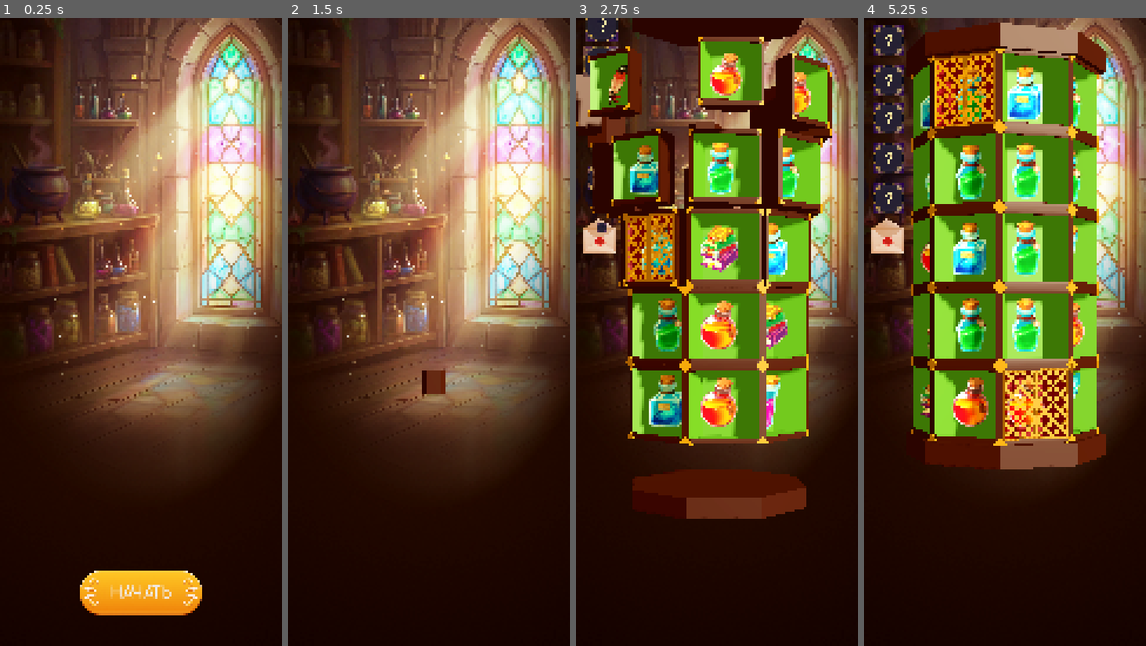
Above: before the commit, frames 1-4 (left to right).
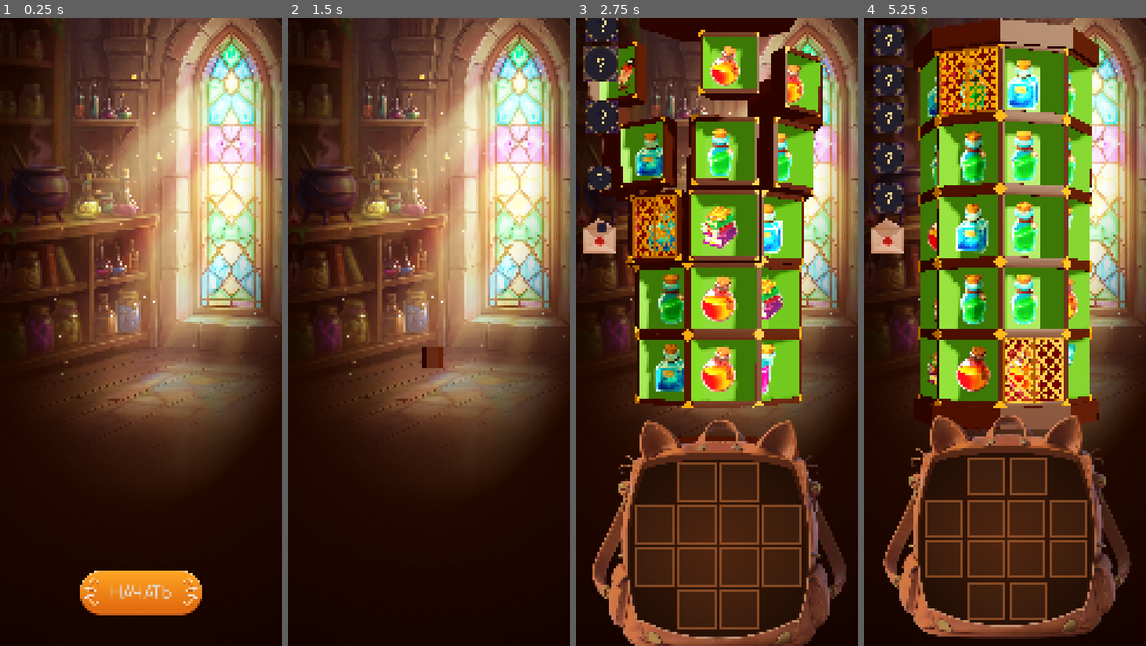
Above: after the commit, the same moments.

Repository: paulkonstantinopolsky-stack/Godot_Vibe_Game
Game: Godot game, scene res://Scenes/Main_Scene.tscn
Two runs of this game, one before a commit and one after it. Both use one fixed random seed, a clock stepped at 60 frames per second and the inputs below.
Inputs (mouse positions are in pixels of both pictures, inside the frame that each line leads up to):
- Up to frame 1 (0.25 s): no input
- Up to frame 2 (1.5 s): click "НАЧАТЬ" at 0.5 s; click "ГОТОВ" at 1.25 s
- Up to frame 3 (2.75 s): move the mouse to (779, 300) at 2.02 s; click (779, 300) at 2.17 s
- Up to frame 4 (5.25 s): drag from (948, 363) to (990, 457) at 2.77 s; move the mouse to (1033, 193) at 3.52 s; click (1033, 193) at 3.67 s; tap Enter at 4.25 s; drag from (990, 457) to (920, 237) at 4.27 s; move the mouse to (1089, 426) at 5.02 s; click (1089, 426) at 5.17 s

The runs differ from the first frame. In frame 1, 2.8% of the frame differs, in the area x 28-72%, y 88-96%; in frame 2, 0.5%; in frame 3, 53%, in the area x 0-96%, y 0-100%; in frame 4, 48%.

Commit message:
Backpack widget base

Diff:
--- /dev/null
+++ b/Scenes/BackpackCell.tscn
@@ -0,0 +1,36 @@
+[gd_scene format=3 uid="uid://cg1q0glia0njp"]
+
+[ext_resource type="Texture2D" uid="uid://siugbksbqers" path="res://Assets/2D/Frame.png" id="1_fc6vx"]
+
+[node name="BackpackCell" type="Control" unique_id=140121735]
+custom_minimum_size = Vector2(148, 148)
+layout_mode = 3
+anchors_preset = 15
+anchor_right = 1.0
+anchor_bottom = 1.0
+offset_right = -932.0
+offset_bottom = -2252.0
+grow_horizontal = 2
+grow_vertical = 2
+
+[node name="Frame" type="TextureRect" parent="." unique_id=817835445]
+texture_filter = 6
+layout_mode = 1
+anchors_preset = 15
+anchor_right = 1.0
+anchor_bottom = 1.0
+grow_horizontal = 2
+grow_vertical = 2
+texture = ExtResource("1_fc6vx")
+stretch_mode = 5
+
+[node name="ItemIcon" type="TextureRect" parent="." unique_id=997554505]
+texture_filter = 6
+layout_mode = 1
+anchors_preset = 15
+anchor_right = 1.0
+anchor_bottom = 1.0
+grow_horizontal = 2
+grow_vertical = 2
+texture = ExtResource("1_fc6vx")
+stretch_mode = 5
--- /dev/null
+++ b/Scenes/BackpackWidget.tscn
@@ -0,0 +1,112 @@
+[gd_scene format=3 uid="uid://hem2bbmflih1"]
+
+[ext_resource type="Script" uid="uid://bxa7y83c1d1gs" path="res://Scenes/backpack_widget.gd" id="1_j0lkr"]
+[ext_resource type="Texture2D" uid="uid://c8g5n55o0kplq" path="res://Assets/2D/BackpackBG.png" id="1_w8miy"]
+[ext_resource type="PackedScene" uid="uid://cg1q0glia0njp" path="res://Scenes/BackpackCell.tscn" id="2_3njb5"]
+
+[node name="BackpackWidget" type="Control" unique_id=341769940]
+custom_minimum_size = Vector2(1160, 1010)
+layout_mode = 3
+anchors_preset = 8
+anchor_left = 0.5
+anchor_top = 0.5
+anchor_right = 0.5
+anchor_bottom = 0.5
+offset_left = -580.0
+offset_top = -505.0
+offset_right = 580.0
+offset_bottom = 505.0
+grow_horizontal = 2
+grow_vertical = 2
+script = ExtResource("1_j0lkr")
+
+[node name="BackpackBG" type="TextureRect" parent="." unique_id=563814319]
+texture_filter = 6
+custom_minimum_size = Vector2(1160, 1010)
+layout_mode = 1
+anchors_preset = 8
+anchor_left = 0.5
+anchor_top = 0.5
+anchor_right = 0.5
+anchor_bottom = 0.5
+offset_left = -579.5
+offset_top = -504.5
+offset_right = 579.5
+offset_bottom = 504.5
+grow_horizontal = 2
+grow_vertical = 2
+pivot_offset = Vector2(580, 505)
+texture = ExtResource("1_w8miy")
+stretch_mode = 5
+
+[node name="CenterContainer" type="CenterContainer" parent="BackpackBG" unique_id=1628678678]
+layout_mode = 1
+anchors_preset = 15
+anchor_right = 1.0
+anchor_bottom = 1.0
+grow_horizontal = 2
+grow_vertical = 2
+
+[node name="VBoxContainer" type="VBoxContainer" parent="BackpackBG/CenterContainer" unique_id=1610159311]
+layout_mode = 2
+theme_override_constants/separation = 10
+
+[node name="HBoxContainer" type="HBoxContainer" parent="BackpackBG/CenterContainer/VBoxContainer" unique_id=1884719301]
+layout_mode = 2
+size_flags_horizontal = 4
+size_flags_vertical = 4
+theme_override_constants/separation = 10
+
+[node name="BackpackCell2" parent="BackpackBG/CenterContainer/VBoxContainer/HBoxContainer" unique_id=140121735 instance=ExtResource("2_3njb5")]
+layout_mode = 2
+
+[node name="BackpackCell" parent="BackpackBG/CenterContainer/VBoxContainer/HBoxContainer" unique_id=955417434 instance=ExtResource("2_3njb5")]
+layout_mode = 2
+
+[node name="HBoxContainer2" type="HBoxContainer" parent="BackpackBG/CenterContainer/VBoxContainer" unique_id=602973852]
+layout_mode = 2
+size_flags_horizontal = 4
+size_flags_vertical = 4
+theme_override_constants/separation = 10
+
+[node name="BackpackCell" parent="BackpackBG/CenterContainer/VBoxContainer/HBoxContainer2" unique_id=2140514864 instance=ExtResource("2_3njb5")]
+layout_mode = 2
+
+[node name="BackpackCell2" parent="BackpackBG/CenterContainer/VBoxContainer/HBoxContainer2" unique_id=2106384564 instance=ExtResource("2_3njb5")]
+layout_mode = 2
+
+[node name="BackpackCell3" parent="BackpackBG/CenterContainer/VBoxContainer/HBoxContainer2" unique_id=1838040490 instance=ExtResource("2_3njb5")]
+layout_mode = 2
+
+[node name="BackpackCell4" parent="BackpackBG/CenterContainer/VBoxContainer/HBoxContainer2" unique_id=963954796 instance=ExtResource("2_3njb5")]
+layout_mode = 2
+
+[node name="HBoxContainer3" type="HBoxContainer" parent="BackpackBG/CenterContainer/VBoxContainer" unique_id=2088287356]
+layout_mode = 2
+size_flags_horizontal = 4
+size_flags_vertical = 4
+theme_override_constants/separation = 10
+
+[node name="BackpackCell5" parent="BackpackBG/CenterContainer/VBoxContainer/HBoxContainer3" unique_id=1482716053 instance=ExtResource("2_3njb5")]
+layout_mode = 2
+
+[node name="BackpackCell6" parent="BackpackBG/CenterContainer/VBoxContainer/HBoxContainer3" unique_id=1106105166 instance=ExtResource("2_3njb5")]
+layout_mode = 2
+
+[node name="BackpackCell8" parent="BackpackBG/CenterContainer/VBoxContainer/HBoxContainer3" unique_id=2137269672 instance=ExtResource("2_3njb5")]
+layout_mode = 2
+
+[node name="BackpackCell7" parent="BackpackBG/CenterContainer/VBoxContainer/HBoxContainer3" unique_id=1803344148 instance=ExtResource("2_3njb5")]
+layout_mode = 2
+
+[node name="HBoxContainer4" type="HBoxContainer" parent="BackpackBG/CenterContainer/VBoxContainer" unique_id=1416796403]
+layout_mode = 2
+size_flags_horizontal = 4
+size_flags_vertical = 4
+theme_override_constants/separation = 10
+
+[node name="BackpackCell8" parent="BackpackBG/CenterContainer/VBoxContainer/HBoxContainer4" unique_id=1393953959 instance=ExtResource("2_3njb5")]
+layout_mode = 2
+
+[node name="BackpackCell9" parent="BackpackBG/CenterContainer/VBoxContainer/HBoxContainer4" unique_id=184461799 instance=ExtResource("2_3njb5")]
+layout_mode = 2
--- a/Scenes/Main_Scene.tscn
+++ b/Scenes/Main_Scene.tscn
@@ -13,6 +13,7 @@
 [ext_resource type="Texture2D" uid="uid://bn060pxm84m5p" path="res://Assets/2D/Front.png" id="6_s7evf"]
 [ext_resource type="Texture2D" uid="uid://dx8cho3u0k5o2" path="res://Assets/2D/Start_Button_Pressed.png" id="8_s7evf"]
 [ext_resource type="PackedScene" uid="uid://u5gntfpcipaa" path="res://Scenes/SideWidget.tscn" id="11_np8lt"]
+[ext_resource type="PackedScene" uid="uid://hem2bbmflih1" path="res://Scenes/BackpackWidget.tscn" id="12_2nv37"]
 
 [sub_resource type="StyleBoxTexture" id="StyleBoxTexture_5p0eq"]
 texture = ExtResource("2_4y1r4")
@@ -53,10 +54,10 @@
 let_outro_trans = 1
 let_outro_ease = 2
 
-[node name="CanvasLayer" type="CanvasLayer" parent="." unique_id=841755572]
+[node name="BGLayer" type="CanvasLayer" parent="." unique_id=967386797]
 layer = -1
 
-[node name="BG_Gameplay" type="TextureRect" parent="CanvasLayer" unique_id=2135953049]
+[node name="BG_Gameplay" type="TextureRect" parent="BGLayer" unique_id=2135953049]
 anchors_preset = 15
 anchor_right = 1.0
 anchor_bottom = 1.0
@@ -66,163 +67,8 @@
 expand_mode = 1
 stretch_mode = 6
 
-[node name="Order_PopUp" type="Control" parent="CanvasLayer" unique_id=542546169]
-layout_mode = 3
-anchors_preset = 7
-anchor_left = 0.5
-anchor_top = 1.0
-anchor_right = 0.5
-anchor_bottom = 1.0
-offset_left = -20.0
-offset_top = -40.0
-offset_right = 31.0
-offset_bottom = 11.0
-grow_horizontal = 2
-grow_vertical = 0
-script = ExtResource("3_ibde2")
-item_card_scene = ExtResource("4_0k7nw")
-
-[node name="EnvelopeBack" type="TextureRect" parent="CanvasLayer/Order_PopUp" unique_id=1184490690]
-layout_mode = 1
-anchors_preset = 7
-anchor_left = 0.5
-anchor_top = 1.0
-anchor_right = 0.5
-anchor_bottom = 1.0
-offset_left = -461.0
-offset_top = -641.0
-offset_right = 461.0
-offset_bottom = -102.0
-grow_horizontal = 2
-grow_vertical = 0
-texture = ExtResource("4_7h23t")
-
-[node name="LetterContainer" type="Control" parent="CanvasLayer/Order_PopUp" unique_id=1685091211]
-clip_children = 1
-anchors_preset = 0
-offset_right = 40.0
-offset_bottom = 40.0
-pivot_offset = Vector2(0, 1292)
-
-[node name="LetterPaper" type="TextureRect" parent="CanvasLayer/Order_PopUp/LetterContainer" unique_id=158396875]
-layout_mode = 1
-anchors_preset = 7
-anchor_left = 0.5
-anchor_top = 1.0
-anchor_right = 0.5
-anchor_bottom = 1.0
-offset_left = -410.0
-offset_top = -337.0
-offset_right = 410.0
-offset_bottom = 1253.0
-grow_horizontal = 2
-grow_vertical = 0
-texture = ExtResource("5_06phl")
-
-[node name="Portrait" type="TextureRect" parent="CanvasLayer/Order_PopUp/LetterContainer/LetterPaper" unique_id=1875353810]
-layout_mode = 0
-offset_right = 40.0
-offset_bottom = 40.0
-
-[node name="Name" type="Label" parent="CanvasLayer/Order_PopUp/LetterContainer/LetterPaper" unique_id=1387276769]
-layout_mode = 0
-offset_right = 40.0
-offset_bottom = 23.0
-
-[node name="Items" type="FlowContainer" parent="CanvasLayer/Order_PopUp/LetterContainer/LetterPaper" unique_id=1226858966]
-custom_minimum_size = Vector2(660, 430)
-layout_mode = 1
-anchors_preset = 8
-anchor_left = 0.5
-anchor_top = 0.5
-anchor_right = 0.5
-anchor_bottom = 0.5
-offset_left = -330.0
-offset_top = -215.0
-offset_right = 330.0
-offset_bottom = 215.0
-grow_horizontal = 2
-grow_vertical = 2
-pivot_offset = Vector2(330, 215)
-theme_override_constants/h_separation = 30
-theme_override_constants/v_separation = 30
-alignment = 1
-last_wrap_alignment = 2
-
-[node name="Reward" type="HBoxContainer" parent="CanvasLayer/Order_PopUp/LetterContainer/LetterPaper" unique_id=1704690028]
-layout_mode = 0
-offset_right = 40.0
-offset_bottom = 40.0
-
-[node name="Timer" type="Label" parent="CanvasLayer/Order_PopUp/LetterContainer/LetterPaper" unique_id=163358427]
-layout_mode = 0
-offset_right = 40.0
-offset_bottom = 23.0
-
-[node name="EnvelopeFront" type="TextureRect" parent="CanvasLayer/Order_PopUp" unique_id=745052897]
-layout_mode = 1
-anchors_preset = 7
-anchor_left = 0.5
-anchor_top = 1.0
-anchor_right = 0.5
-anchor_bottom = 1.0
-offset_left = -461.0
-offset_top = -332.0
-offset_right = 461.0
-offset_bottom = 319.0
-grow_horizontal = 2
-grow_vertical = 0
-texture = ExtResource("6_s7evf")
-
-[node name="Start_Button" type="Button" parent="CanvasLayer" unique_id=1502029723]
-unique_name_in_owner = true
-anchors_preset = -1
-anchor_left = 0.5
-anchor_top = 0.915
-anchor_right = 0.5
-anchor_bottom = 0.915
-offset_left = -234.0
-offset_top = -84.0
-offset_right = 234.0
-offset_bottom = 85.0
-grow_horizontal = 2
-grow_vertical = 2
-pivot_offset = Vector2(233, 91)
-theme_override_fonts/font = ExtResource("2_6bry8")
-theme_override_font_sizes/font_size = 54
-theme_override_styles/normal = SubResource("StyleBoxTexture_5p0eq")
-theme_override_styles/pressed = SubResource("StyleBoxTexture_ibde2")
-theme_override_styles/hover = SubResource("StyleBoxTexture_np8lt")
-text = "НАЧАТЬ"
-
-[node name="Ready_Button" type="Button" parent="CanvasLayer" unique_id=1644486306]
-anchors_preset = -1
-anchor_left = 0.5
-anchor_top = 0.915
-anchor_right = 0.5
-anchor_bottom = 0.915
-offset_left = -234.0
-offset_top = -84.0
-offset_right = 234.0
-offset_bottom = 85.0
-grow_horizontal = 2
-grow_vertical = 2
-pivot_offset = Vector2(233, 91)
-theme_override_fonts/font = ExtResource("2_6bry8")
-theme_override_font_sizes/font_size = 54
-theme_override_styles/normal = SubResource("StyleBoxTexture_5p0eq")
-theme_override_styles/pressed = SubResource("StyleBoxTexture_s7evf")
-theme_override_styles/hover = SubResource("StyleBoxTexture_0k7nw")
-text = "ГОТОВ"
-
-[node name="SideWidget" parent="CanvasLayer" unique_id=2032529895 instance=ExtResource("11_np8lt")]
-offset_left = 30.0
-offset_top = 27.0
-offset_right = -920.0
-offset_bottom = -1473.0
-
 [node name="Cabinet" parent="." unique_id=801209297 instance=ExtResource("1_cabinet")]
-transform = Transform3D(1, 0, 0, 0, 1, 0, 0, 0, 1, 0, 1.5907476, 0)
+transform = Transform3D(1, 0, 0, 0, 1, 0, 0, 0, 1, 0, 2.3296428, -2.191621)
 total_rotation_degrees = null
 delay_between_rows = null
 trans_type = null
@@ -250,3 +96,168 @@
 environment = ExtResource("3_5p0eq")
 current = true
 fov = 35.0
+
+[node name="UILayer" type="CanvasLayer" parent="." unique_id=841755572]
+
+[node name="BackpackWidget" parent="UILayer" unique_id=341769940 instance=ExtResource("12_2nv37")]
+anchors_preset = 7
+anchor_top = 1.0
+anchor_bottom = 1.0
+offset_top = -920.0
+offset_bottom = 90.0
+grow_vertical = 0
+
+[node name="Order_PopUp" type="Control" parent="UILayer" unique_id=542546169]
+layout_mode = 3
+anchors_preset = 7
+anchor_left = 0.5
+anchor_top = 1.0
+anchor_right = 0.5
+anchor_bottom = 1.0
+offset_left = -20.0
+offset_top = -40.0
+offset_right = 31.0
+offset_bottom = 11.0
+grow_horizontal = 2
+grow_vertical = 0
+script = ExtResource("3_ibde2")
+item_card_scene = ExtResource("4_0k7nw")
+
+[node name="EnvelopeBack" type="TextureRect" parent="UILayer/Order_PopUp" unique_id=1184490690]
+layout_mode = 1
+anchors_preset = 7
+anchor_left = 0.5
+anchor_top = 1.0
+anchor_right = 0.5
+anchor_bottom = 1.0
+offset_left = -461.0
+offset_top = -641.0
+offset_right = 461.0
+offset_bottom = -102.0
+grow_horizontal = 2
+grow_vertical = 0
+texture = ExtResource("4_7h23t")
+
+[node name="LetterContainer" type="Control" parent="UILayer/Order_PopUp" unique_id=1685091211]
+clip_children = 1
+anchors_preset = 0
+offset_right = 40.0
+offset_bottom = 40.0
+pivot_offset = Vector2(0, 1292)
+
+[node name="LetterPaper" type="TextureRect" parent="UILayer/Order_PopUp/LetterContainer" unique_id=158396875]
+layout_mode = 1
+anchors_preset = 7
+anchor_left = 0.5
+anchor_top = 1.0
+anchor_right = 0.5
+anchor_bottom = 1.0
+offset_left = -410.0
+offset_top = -337.0
+offset_right = 410.0
+offset_bottom = 1253.0
+grow_horizontal = 2
+grow_vertical = 0
+texture = ExtResource("5_06phl")
+
+[node name="Portrait" type="TextureRect" parent="UILayer/Order_PopUp/LetterContainer/LetterPaper" unique_id=1875353810]
+layout_mode = 0
+offset_right = 40.0
+offset_bottom = 40.0
+
+[node name="Name" type="Label" parent="UILayer/Order_PopUp/LetterContainer/LetterPaper" unique_id=1387276769]
+layout_mode = 0
+offset_right = 40.0
+offset_bottom = 23.0
+
+[node name="Items" type="FlowContainer" parent="UILayer/Order_PopUp/LetterContainer/LetterPaper" unique_id=1226858966]
+custom_minimum_size = Vector2(660, 430)
+layout_mode = 1
+anchors_preset = 8
+anchor_left = 0.5
+anchor_top = 0.5
+anchor_right = 0.5
+anchor_bottom = 0.5
+offset_left = -330.0
+offset_top = -215.0
+offset_right = 330.0
+offset_bottom = 215.0
+grow_horizontal = 2
+grow_vertical = 2
+pivot_offset = Vector2(330, 215)
+theme_override_constants/h_separation = 30
+theme_override_constants/v_separation = 30
+alignment = 1
+last_wrap_alignment = 2
+
+[node name="Reward" type="HBoxContainer" parent="UILayer/Order_PopUp/LetterContainer/LetterPaper" unique_id=1704690028]
+layout_mode = 0
+offset_right = 40.0
+offset_bottom = 40.0
+
+[node name="Timer" type="Label" parent="UILayer/Order_PopUp/LetterContainer/LetterPaper" unique_id=163358427]
+layout_mode = 0
+offset_right = 40.0
+offset_bottom = 23.0
+
+[node name="EnvelopeFront" type="TextureRect" parent="UILayer/Order_PopUp" unique_id=745052897]
+layout_mode = 1
+anchors_preset = 7
+anchor_left = 0.5
+anchor_top = 1.0
+anchor_right = 0.5
+anchor_bottom = 1.0
+offset_left = -461.0
+offset_top = -332.0
+offset_right = 461.0
+offset_bottom = 319.0
+grow_horizontal = 2
+grow_vertical = 0
+texture = ExtResource("6_s7evf")
+
+[node name="Start_Button" type="Button" parent="UILayer" unique_id=1502029723]
+unique_name_in_owner = true
+anchors_preset = -1
+anchor_left = 0.5
+anchor_top = 0.915
+anchor_right = 0.5
+anchor_bottom = 0.915
+offset_left = -234.0
+offset_top = -84.0
+offset_right = 234.0
+offset_bottom = 85.0
+grow_horizontal = 2
+grow_vertical = 2
+pivot_offset = Vector2(233, 91)
+theme_override_fonts/font = ExtResource("2_6bry8")
+theme_override_font_sizes/font_size = 54
+theme_override_styles/normal = SubResource("StyleBoxTexture_5p0eq")
+theme_override_styles/pressed = SubResource("StyleBoxTexture_ibde2")
+theme_override_styles/hover = SubResource("StyleBoxTexture_np8lt")
+text = "НАЧАТЬ"
+
+[node name="Ready_Button" type="Button" parent="UILayer" unique_id=1644486306]
+anchors_preset = -1
+anchor_left = 0.5
+anchor_top = 0.915
+anchor_right = 0.5
+anchor_bottom = 0.915
+offset_left = -234.0
+offset_top = -84.0
+offset_right = 234.0
+offset_bottom = 85.0
+grow_horizontal = 2
+grow_vertical = 2
+pivot_offset = Vector2(233, 91)
+theme_override_fonts/font = ExtResource("2_6bry8")
+theme_override_font_sizes/font_size = 54
+theme_override_styles/normal = SubResource("StyleBoxTexture_5p0eq")
+theme_override_styles/pressed = SubResource("StyleBoxTexture_s7evf")
+theme_override_styles/hover = SubResource("StyleBoxTexture_0k7nw")
+text = "ГОТОВ"
+
+[node name="SideWidget" parent="UILayer" unique_id=2032529895 instance=ExtResource("11_np8lt")]
+offset_left = 30.0
+offset_top = 27.0
+offset_right = -920.0
+offset_bottom = -1473.0
--- a/Scenes/SideWidgetEntry.tscn
+++ b/Scenes/SideWidgetEntry.tscn
@@ -21,7 +21,7 @@
 script = ExtResource("1_8hce4")
 
 [node name="Back" type="TextureRect" parent="." unique_id=461809299]
-texture_filter = 4
+texture_filter = 6
 custom_minimum_size = Vector2(120, 120)
 layout_mode = 1
 anchors_preset = 15
@@ -33,7 +33,7 @@
 stretch_mode = 5
 
 [node name="Front" type="TextureRect" parent="." unique_id=857789324]
-texture_filter = 4
+texture_filter = 6
 custom_minimum_size = Vector2(120, 120)
 layout_mode = 1
 anchors_preset = 15
--- /dev/null
+++ b/Scenes/backpack_widget.gd
@@ -0,0 +1,44 @@
+extends Control
+
+# Ссылка на фон рюкзака, который будем двигать
+@onready var backpack_bg = $BackpackBG
+
+# На сколько пикселей рюкзак будет уходить вниз перед появлением
+var hide_pos_offset = 600
+
+func _ready():
+	# Скрываем при старте, чтобы не мешал читать письмо
+	hide()
+	modulate.a = 0.0
+
+# ТА САМАЯ ФУНКЦИЯ, КОТОРУЮ НЕ ВИДИТ ДВИЖОК
+func start_appear_animation():
+	print("--- ЗАПУСК АНИМАЦИИ РЮКЗАКА ---")
+
+	show()
+	# Убеждаемся, что модуляция на нуле
+	modulate.a = 0.0
+
+	# Запоминаем, где рюкзак должен стоять в итоге
+	var final_y = backpack_bg.position.y
+	# Временно опускаем его вниз (локально)
+	backpack_bg.position.y += hide_pos_offset
+
+	# Создаем Tween для плавного появления
+	var tw = create_tween().set_parallel(true).set_trans(Tween.TRANS_CUBIC).set_ease(Tween.EASE_OUT)
+
+	# 1. Проявление прозрачности
+	tw.tween_property(self, "modulate:a", 1.0, 0.5)
+
+	# 2. Движение вверх к исходной точке
+	tw.tween_property(backpack_bg, "position:y", final_y, 0.7)
+
+	# 3. Легкий эффект "увеличения" для сочности
+	backpack_bg.scale = Vector2(0.7, 0.7)
+	# Ставим пивот в центр, чтобы увеличивался из середины (если забыли в редакторе)
+	backpack_bg.pivot_offset = backpack_bg.size / 2
+	tw.tween_property(backpack_bg, "scale", Vector2.ONE, 0.7).set_trans(Tween.TRANS_BACK)
+
+func try_add_item(item_id: int):
+	# Логика добавления предмета (напишем на этапе Drag-and-Drop)
+	print("Попытка добавить предмет: ", item_id)
--- a/Scenes/main_scene.gd
+++ b/Scenes/main_scene.gd
@@ -1,14 +1,15 @@
 extends Node3D
 
-# --- ССЫЛКИ НА УЗЛЫ ---
-@onready var order_popup = $CanvasLayer/Order_PopUp
-@onready var env_back = $CanvasLayer/Order_PopUp/EnvelopeBack
-@onready var env_front = $CanvasLayer/Order_PopUp/EnvelopeFront
-@onready var letter = $CanvasLayer/Order_PopUp/LetterContainer
-@onready var start_button = $CanvasLayer/Start_Button
-@onready var ready_button = $CanvasLayer/Ready_Button
-@onready var timer_label = $CanvasLayer/Order_PopUp/LetterContainer/LetterPaper/Timer
-@onready var side_widget = $CanvasLayer/SideWidget
+# --- ССЫЛКИ НА УЗЛЫ (Пути обновлены под UILayer) ---
+@onready var order_popup = $UILayer/Order_PopUp
+@onready var env_back = $UILayer/Order_PopUp/EnvelopeBack
+@onready var env_front = $UILayer/Order_PopUp/EnvelopeFront
+@onready var letter = $UILayer/Order_PopUp/LetterContainer
+@onready var start_button = $UILayer/Start_Button
+@onready var ready_button = $UILayer/Ready_Button
+@onready var timer_label = $UILayer/Order_PopUp/LetterContainer/LetterPaper/Timer
+@onready var side_widget = $UILayer/SideWidget
+@onready var backpack_widget = $UILayer/BackpackWidget
 
 @export_group("Ссылки на объекты")
 @export var cabinet: Node3D
@@ -70,7 +71,9 @@
 	env_front.modulate.a = 0.0
 	letter.modulate.a = 0.0
 
+	# Принудительно прячем виджеты до начала игры
 	if side_widget: side_widget.hide()
+	if backpack_widget: backpack_widget.hide()
 	if cabinet: cabinet.hide()
 
 func _process(delta):
@@ -137,8 +140,11 @@
 
 	outro.tween_property(ready_button, "modulate:a", 0.0, let_outro_fade)
 
-	# После того как всё исчезло — запускаем виджет
+	# После того как всё исчезло — запускаем виджеты
 	outro.chain().tween_callback(ready_button.hide)
 	outro.chain().tween_callback(func():
-		if side_widget: side_widget.start_appear_animation()
+		if side_widget:
+			side_widget.start_appear_animation()
+		if backpack_widget:
+			backpack_widget.start_appear_animation() # Запуск анимации появления рюкзака
 	)
Binary file added: Assets/2D/BackpackBG.png
Not shown, added: Assets/2D/BackpackBG.png.import
Binary file added: Assets/2D/Frame.png
Not shown, added: Assets/2D/Frame.png.import
Not shown, added: Scenes/backpack_widget.gd.uid
